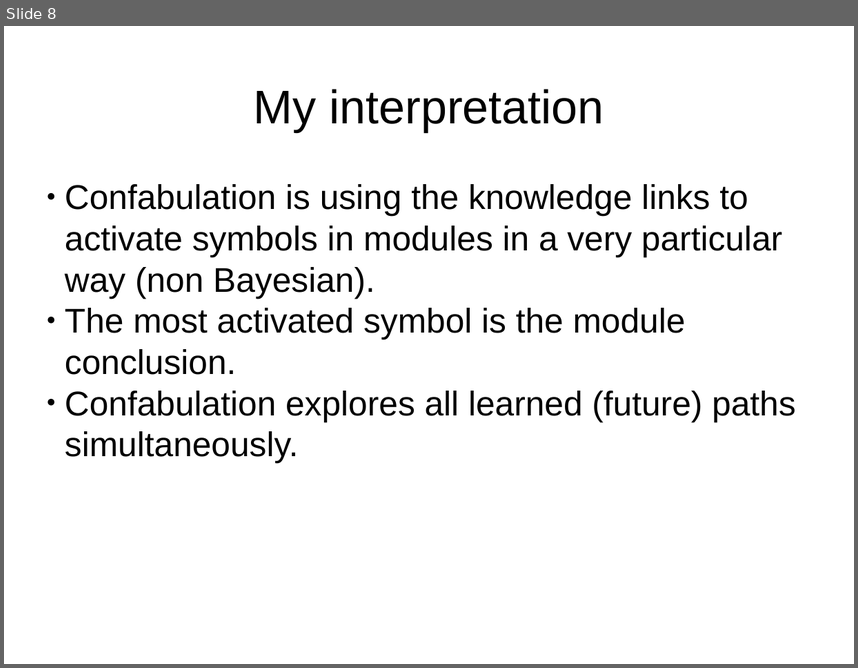
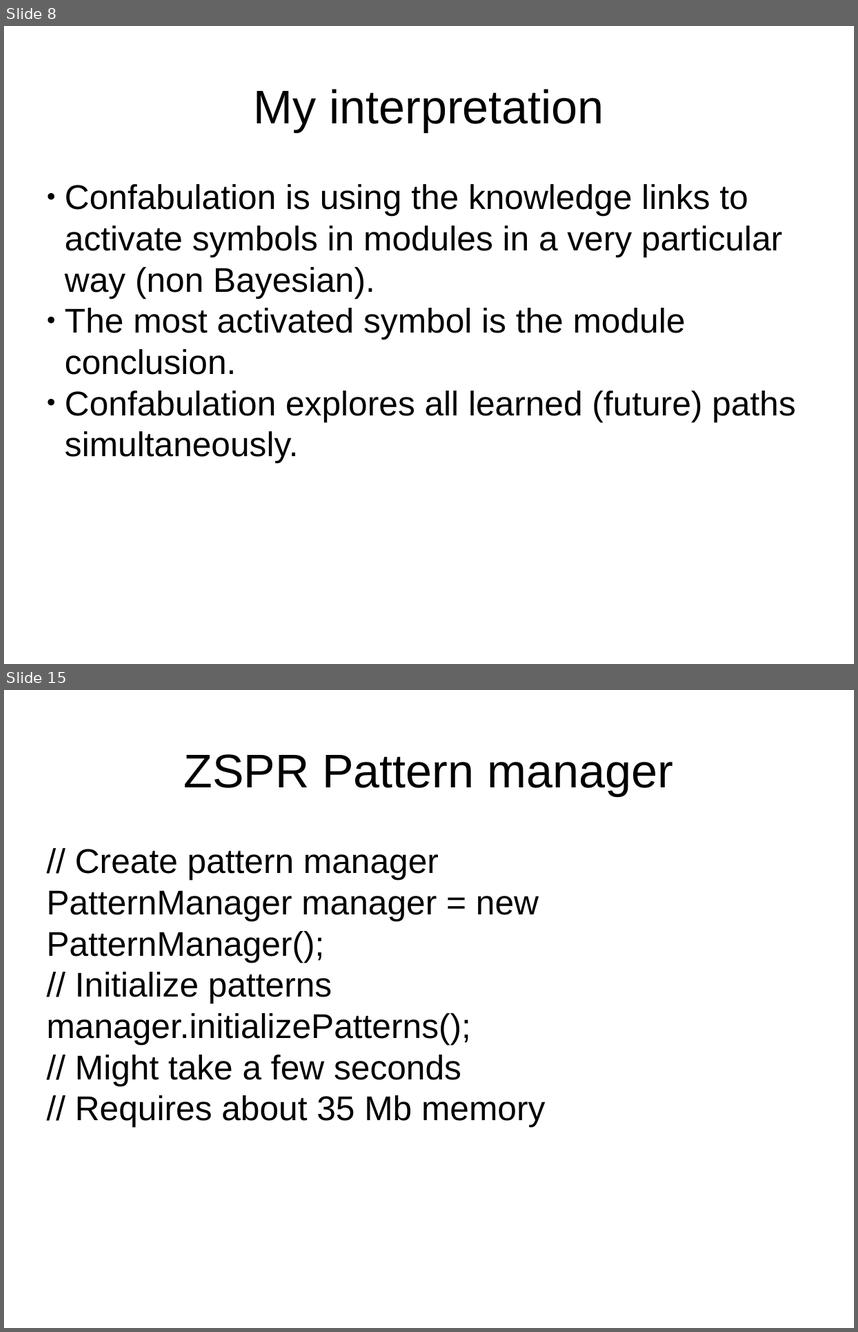
Before and after one commit to DyzLecticus/Zeesoft, a slide deck: V3.0/doc/Zeesoft Open Source Artificial Cognition.odp. Shown one above the other, each under a label of ours: slide 8 before the commit, slides 8 and 15 after it; the slides between them are not shown. The pictures are 858x668 and 858x1332 pixels, drawn with LibreOffice and Linux fonts; fonts in the diff are those of the drawing. Boxes give left, top, right and bottom in pixels: in the first picture for what was removed or moved away, otherwise in the second. Text is boxed around its words. In the diff, an @@ line names an element or a change of style, - is before the commit and + after.

Commit message:
Improved pattern manager interface
Improved documentation

```diff
--- a/V3.0/doc/Zeesoft Open Source Artificial Cognition.odp
+++ b/V3.0/doc/Zeesoft Open Source Artificial Cognition.odp
@@ slide 15 added at bbox=[4, 690, 854, 1328], background #FFFFFF @@
@@ title added at bbox=[184, 754, 673, 796], 44 pt, text #000000 @@
+ZSPR Pattern manager
@@ subtitle added at bbox=[47, 849, 545, 1127], 32 pt, text #000000 @@
+// Create pattern manager
+PatternManager manager = new PatternManager();
+// Initialize patterns
+manager.initializePatterns();
+// Might take a few seconds
+// Requires about 35 Mb memory
```
Also in this commit, not shown: 2 slides changed, 6 other slides added, 3 other files.
